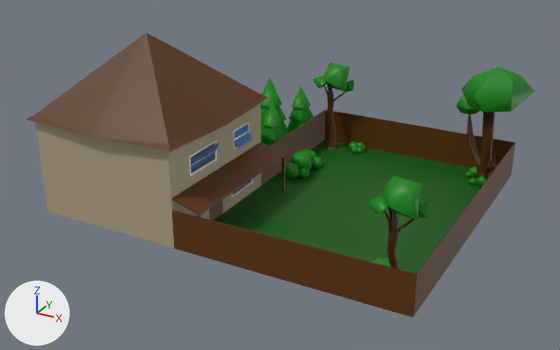
A saved change to the FBX model Happy Hounds VR/Assets/HouseV2Colour.fbx.
Before and after are seen from a camera (50 mm lens) standing at (24.6, -37.0, 22.1) and looking at (2.5, 3.3, 2.0). Every picture has the same lights, and +X, +Y and +Z are marked at lower left. Where no turn or scale is listed for an object, it has been applied to the vertices. Vertices at the same position are counted once.

The first picture shows 'BWall', 'FWall', 'Ground', 'LWall', 'Roof', 'Tree', 'Tree5', 'Tree6', 'Tree9', 'polySurface30', 'polySurface32', 'polySurface33', 'polySurface34'.
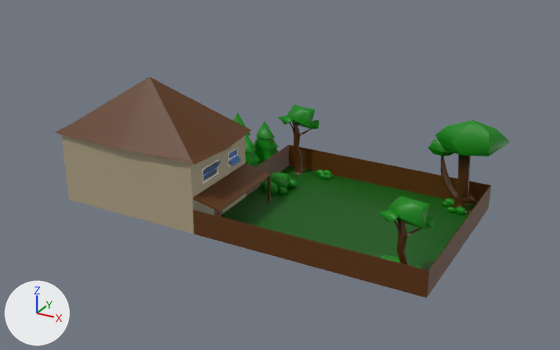
ob_all is not drawn itself; it is the parent of ob_outsidetrees, ob_door, ob_house1, ob_windows, ob_garden2.
ob_house1 is not drawn itself; it is the parent of ob_walls.
ob_windows is not drawn itself; it is the parent of ob_window2, ob_window, ob_window3, ob_window1.

Where the newer file only moved an object's origin or applied its transform, the numbers keep the older frame.

The change in detail:
me_mesh_008 has 8 vertices, 6 faces and spans x -0.05..0.0, y -5.0..5.0, z -1.25..1.25.
me_mesh_008 is used by ob_polysurface30; location (0.0, 10.09, 1.25).
me_mesh_008 part 5: the whole mesh is scaled about its middle by (1, 0.6, 0.653), then moved by (0.0, -4.02, -0.43).
me_mesh_001 has 8 vertices, 6 faces and spans x -5.05..4.86, y 0.0..0.1, z 0.0..6.4.
me_mesh_001 is used by ob_lwall; location (-4.9, -5.0, 0.0).
me_mesh_001 part 1: the whole mesh is scaled about its middle by (1, 0.6, 0.75), then moved by (0.0, 2.0, -0.8).
me_mesh_005 has 17 vertices, 24 faces and spans x -5.81..5.63, y -5.65..5.4, z -1.59..3.36.
me_mesh_005 is used by ob_roof; location (-5.02, 0.05, 7.75).
me_mesh_005 part 3: the whole mesh is scaled about its middle by (1, 0.6, 0.75), then moved by (0.0, 0.05, -2.16).
me_mesh is used by ob_fwall; parent ob_walls; location (-0.0523, 4.03, 0.0).
me_mesh had 64 vertices, 91 faces and spanned x -0.04..1.9, y -4.03..3.97, z -5.1..4.95.
me_mesh now has 64 vertices, 91 faces and spans x -4.52..190.34, y -322.49..317.78, z -509.81..495.29.
me_mesh part 6: 64 vertices removed from x -0.04..1.9, y -4.03..3.97, z -5.1..4.95; 64 vertices added at x -4.52..190.34, y -322.49..317.78, z -509.81..495.29.
me_mesh_010 has 8 vertices, 6 faces and spans x 0.0, y -10.0..10.0, z -1.3..1.3.
me_mesh_010 is used by ob_polysurface34; location (14.58, 5.05, 1.25).
me_mesh_010 part 8: the whole mesh is scaled about its middle by (1, 0.6, 0.653), then moved by (0.0, -2.0, -0.4).
me_mesh_004 has 8 vertices, 6 faces and spans x 0.0..0.1, y -2.5..7.55, z -3.2..3.2.
me_mesh_004 is used by ob_bwall; location (-10.05, -2.45, 3.19).
me_mesh_004 part 7: the whole mesh is scaled about its middle by (1, 0.6, 0.75), then moved by (0.0, -0.01, -0.8).
me_mesh_009 has 8 vertices, 6 faces and spans x -7.29..7.29, y -0.05..0.0, z -1.25..1.25.
me_mesh_009 is used by ob_polysurface33; location (7.29, -5.0, 1.25).
me_mesh_009 part 2: the whole mesh is scaled about its middle by (1, 0.6, 0.653), then moved by (0.0, 2.03, -0.43).
me_mesh_007 has 8 vertices, 6 faces and spans x -7.29..7.29, y 0.0..0.05, z -1.25..1.25.
me_mesh_007 is used by ob_polysurface32; location (7.29, 15.1, 1.25).
me_mesh_007 part 4: the whole mesh is scaled about its middle by (1, 0.6, 0.653), then moved by (0.0, -6.03, -0.43).
Object 'House1' (ob_house1) is rescaled from (100.0, 80.0, 100.0) to (1.0, 1.0, 1.0).
In object 'Windows' (ob_windows), parent goes from ob_all to ob_house1.
Object 'Windows' (ob_windows) moves from (501.5, 0.0, 5.191) to (0.0, 0.0, 0.0).
Object 'FWall' (ob_fwall) moves from (-0.0523, 4.03, 0.0) to (-5.227, 322.4, 0.0).
Object 'All' (ob_all) is rescaled from (0.01, 0.01, 0.01) to (0.01, 0.0075, 0.006).

Location of each change, [x1, y1, x2, y2] in pixels of the pictures (560 x 350 px):
'Ground', rescaled (9% narrower, 22% shorter)
    before: [213, 140, 492, 273]
    after: [221, 166, 475, 270]
'Roof', mesh rescaled (19% narrower, 27% shorter)
    before: [26, 33, 268, 152]
    after: [54, 77, 251, 164]
'LWall', mesh rescaled (21% shorter)
    before: [36, 122, 174, 248]
    after: [62, 135, 194, 234]
'polySurface33', mesh rescaled (18% shorter)
    before: [172, 210, 416, 317]
    after: [193, 210, 428, 298]
'polySurface32', mesh rescaled
    before: [325, 110, 515, 172]
    after: [289, 145, 490, 206]
'FWall', reshaped, rescaled, moved (32% narrower, 31% shorter)
    before: [169, 103, 285, 220]
    after: [191, 136, 270, 217]
'Tree5', rescaled (17% shorter)
    before: [456, 67, 535, 180]
    after: [428, 120, 510, 214]
'polySurface34', mesh rescaled (36% narrower, 35% shorter)
    before: [413, 143, 515, 317]
    after: [426, 185, 491, 298]
'Tree6', rescaled (11% narrower, 26% shorter)
    before: [367, 176, 429, 269]
    after: [379, 196, 434, 265]
'Tree', rescaled (20% shorter)
    before: [312, 62, 354, 150]
    after: [278, 105, 319, 175]
'polySurface30', mesh rescaled (33% narrower, 32% shorter)
    before: [261, 110, 326, 186]
    after: [246, 145, 289, 196]
'Tree9', rescaled
    before: [287, 86, 314, 133]
    after: [254, 121, 278, 164]
'Tree7', rescaled
    before: [261, 103, 286, 146]
    after: [245, 135, 261, 167]
'Tree8', rescaled
    before: [260, 78, 289, 139]
    after: [233, 113, 256, 154]
'Bush', rescaled
    before: [291, 151, 314, 171]
    after: [270, 173, 289, 188]
'polySurface6.002', rescaled, moved (34% narrower, 34% shorter)
    before: [191, 143, 219, 171]
    after: [203, 161, 221, 179]
'polySurface6', rescaled, moved
    before: [234, 125, 252, 148]
    after: [229, 150, 241, 166]
'Bush3', rescaled (21% shorter)
    before: [281, 162, 299, 180]
    after: [261, 181, 278, 195]
'polySurface7.002', rescaled, moved (38% narrower, 33% shorter)
    before: [189, 141, 217, 176]
    after: [202, 160, 219, 183]
'polySurface14', rescaled
    before: [209, 200, 223, 220]
    after: [214, 209, 222, 216]
'Bush.001', rescaled
    before: [373, 257, 400, 269]
    after: [380, 255, 400, 263]
'Bush1', rescaled (8% narrower, 21% shorter)
    before: [312, 157, 323, 170]
    after: [287, 179, 297, 189]
'Bush4', rescaled (8% narrower, 17% shorter)
    before: [299, 168, 310, 179]
    after: [277, 186, 287, 195]
'Bush3.002', rescaled
    before: [477, 176, 487, 187]
    after: [455, 206, 467, 215]
'Bush2.002', rescaled
    before: [469, 167, 477, 177]
    after: [444, 198, 454, 206]
'Bush1.002', rescaled
    before: [468, 178, 477, 186]
    after: [447, 207, 455, 213]
'Bush2', rescaled
    before: [302, 149, 317, 158]
    after: [272, 172, 290, 179]
'BWall', mesh rescaled
    before: [35, 122, 48, 211]
    after: [61, 135, 70, 200]
'Bush2.001', rescaled (10% wider, 22% shorter)
    before: [348, 142, 357, 150]
    after: [315, 170, 325, 176]
'Bush3.001', rescaled (20% shorter)
    before: [356, 142, 365, 151]
    after: [324, 170, 333, 177]
'Bush1.001', rescaled
    before: [351, 147, 358, 154]
    after: [319, 174, 327, 179]
'polySurface7', rescaled, moved (35% narrower, 29% shorter)
    before: [233, 122, 249, 149]
    after: [228, 148, 238, 167]
'Bush4.002', rescaled (25% shorter)
    before: [465, 171, 473, 178]
    after: [442, 202, 450, 207]
'polySurface7.003', rescaled, moved (not visible afterwards)
    before: [231, 179, 253, 197]
'Bush4.001', rescaled
    before: [358, 147, 364, 153]
    after: [326, 175, 332, 179]
'Bush3.003', rescaled
    before: [404, 269, 416, 273]
    after: [411, 265, 422, 269]
